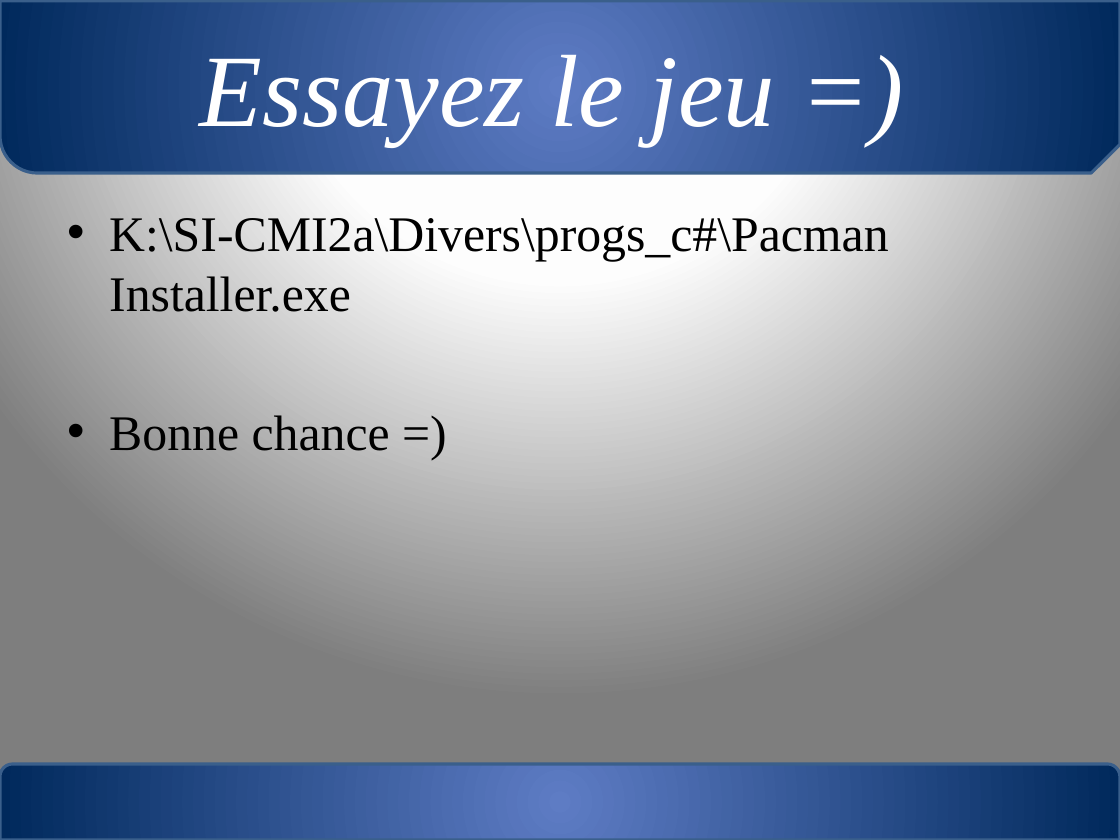
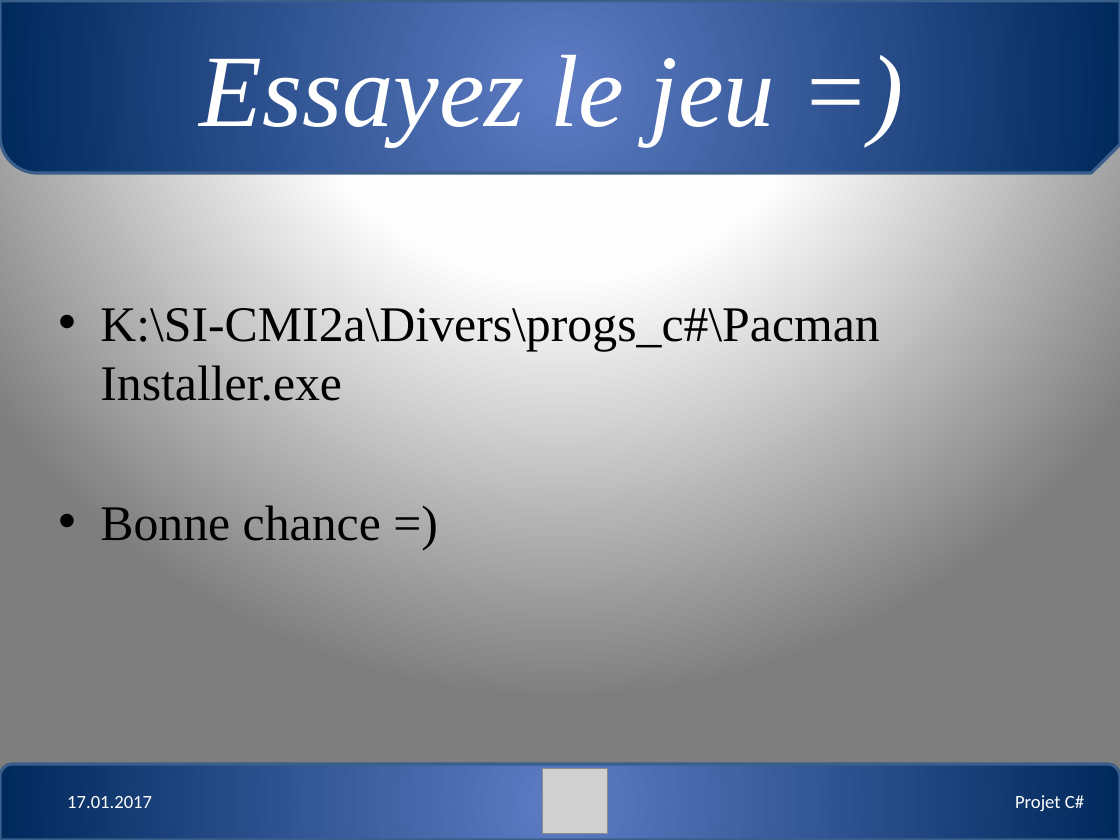
Before and after one commit to Noxcaedibux/ARCHIVE-pacman_cfc, a slide deck: slide 5 of doc/Pacman.pptx. Drawn at 1120x840 pixels with LibreOffice and Linux fonts; fonts in the diff are those of the drawing; grey boxes stand for pictures. Boxes give left, top, right and bottom in pixels: in the first picture for what was removed or moved away, otherwise in the second. Text is boxed around its words. In the diff, an @@ line names an element or a change of style, - is before the commit and + after.

```diff
--- a/doc/Pacman.pptx
+++ b/doc/Pacman.pptx
@@ text "K:\SI-CMI2a\Divers\progs_c#\Pacman Installer.exe": place and size @@
-text "K:\SI-CMI2a\Divers\progs_c#\Pacman Installer.exe" at bbox=[109, 212, 888, 451]
+text "K:\SI-CMI2a\Divers\progs_c#\Pacman Installer.exe" at bbox=[100, 302, 879, 541]
@@ picture added at bbox=[542, 768, 607, 833] @@
@@ text added at bbox=[67, 796, 152, 808], 12 pt, text #FFFFFF @@
+17.01.2017
@@ text added at bbox=[1015, 795, 1084, 811], 12 pt, text #FFFFFF @@
+Projet C#
```
Also in this commit, not shown: 4 other slides changed.
